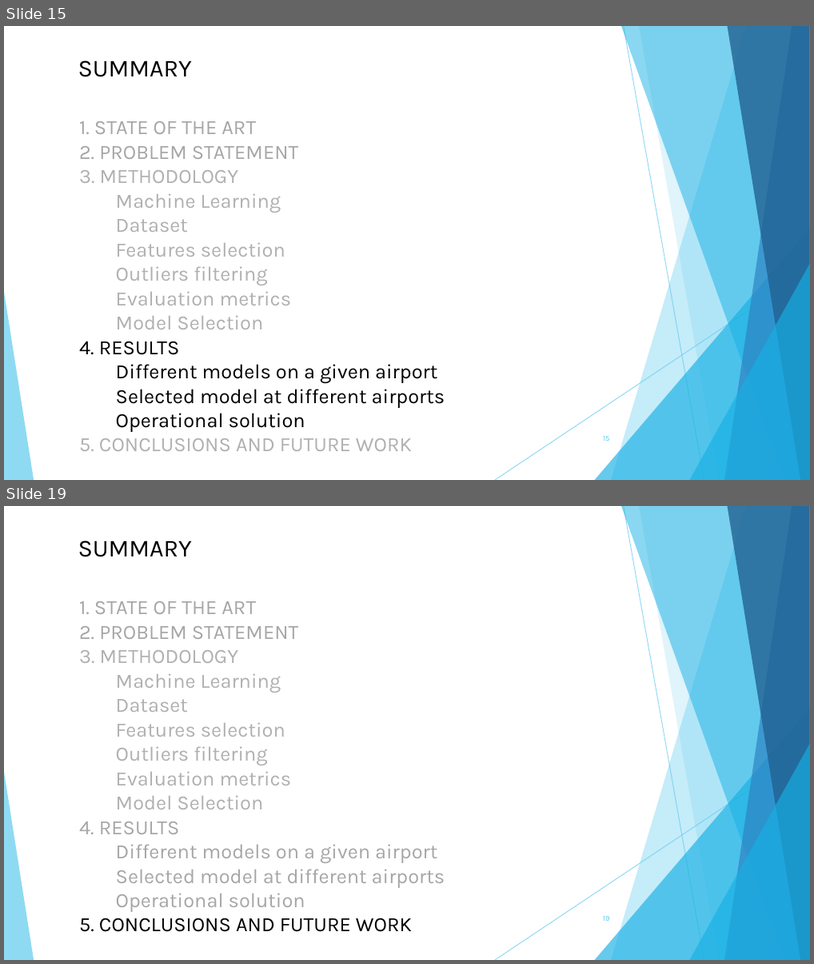
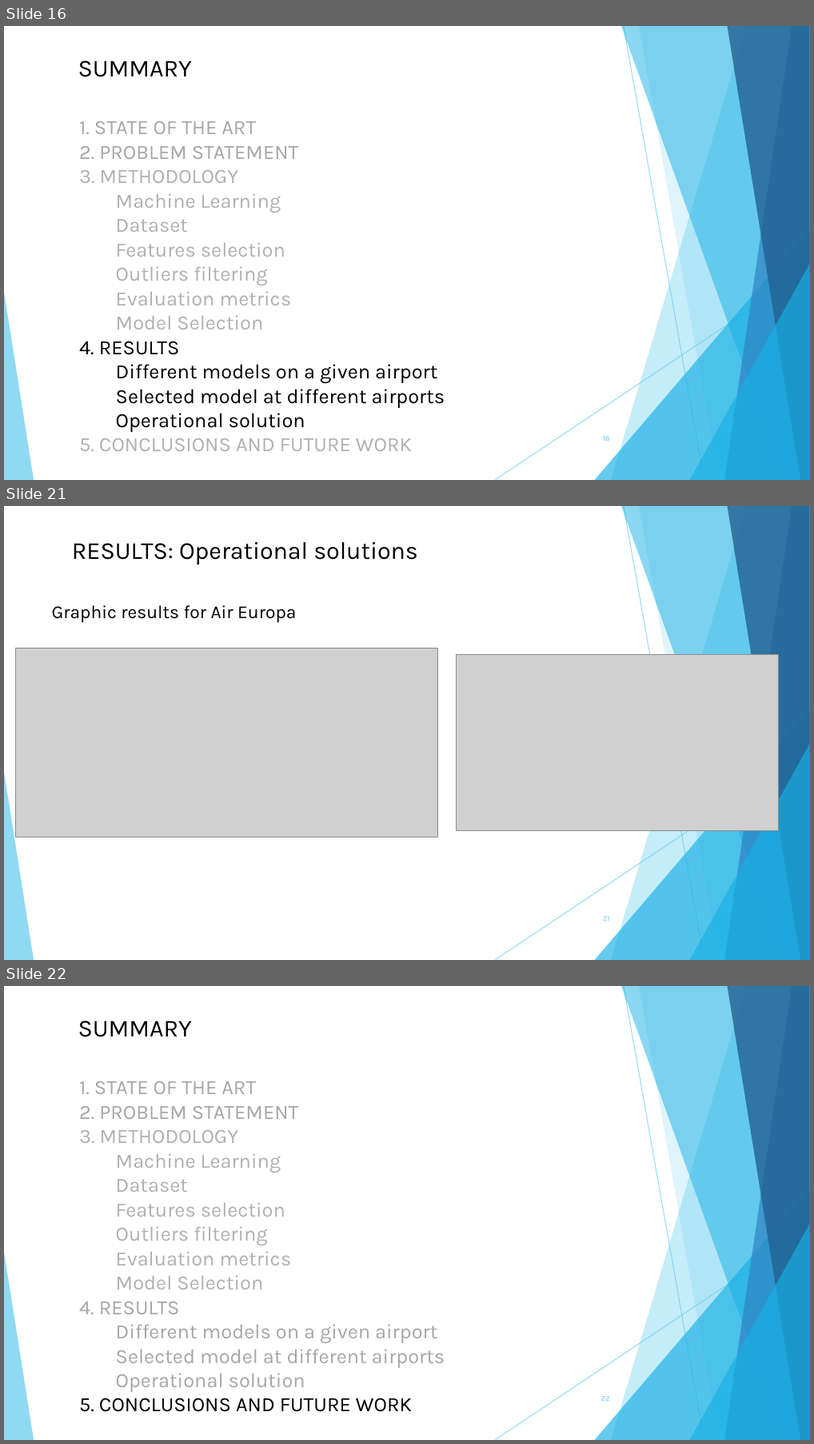
Before and after one commit to AlvaroRevi/Turnaround_TFM, a slide deck: PresentacionTFM.pptx. Shown one above the other, each under a label of ours: slides 15 and 19 before the commit, slides 16, 21 and 22 after it; the slides between them are not shown. The pictures are 814x964 and 814x1444 pixels, drawn with LibreOffice and Linux fonts; fonts in the diff are those of the drawing; grey boxes stand for pictures. Boxes give left, top, right and bottom in pixels: in the first picture for what was removed or moved away, otherwise in the second. Text is boxed around its words. In the diff, an @@ line names an element or a change of style, - is before the commit and + after.

```diff
--- a/PresentacionTFM.pptx
+++ b/PresentacionTFM.pptx
@@ slide 21 added at box(4, 506, 810, 960), background #FFFFFF; not listed: 10 template elements that a slide beside it also shows @@
@@ title added at box(72, 542, 418, 564), 24 pt, text #000000 @@
+RESULTS: Operational solutions
@@ text added at box(52, 605, 296, 623), 18 pt, text #000000 @@
+Graphic results for Air Europa
@@ picture added at box(16, 648, 438, 837) @@
@@ picture added at box(456, 655, 778, 831) @@
@@ page number added at box(603, 916, 610, 920), 7.4 pt, text #5FCBEF @@
+21
@@ what was slide 15 is now slide 16 @@
@@ what was slide 19 is now slide 22 @@
@@ page number at box(602, 1396, 610, 1400): text changed @@
-19
+22
```
Also in this commit, not shown: 9 slides changed, 2 other slides added.
